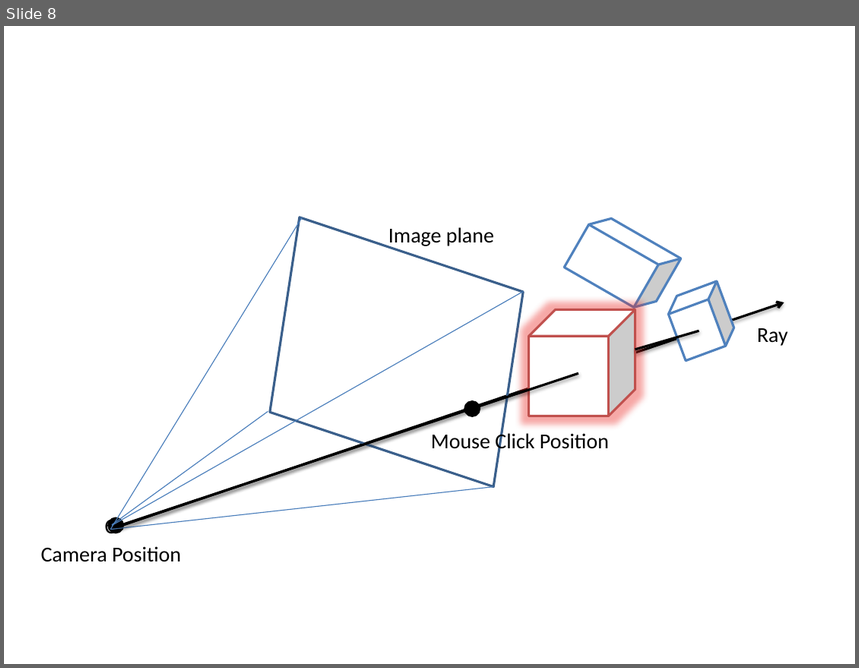
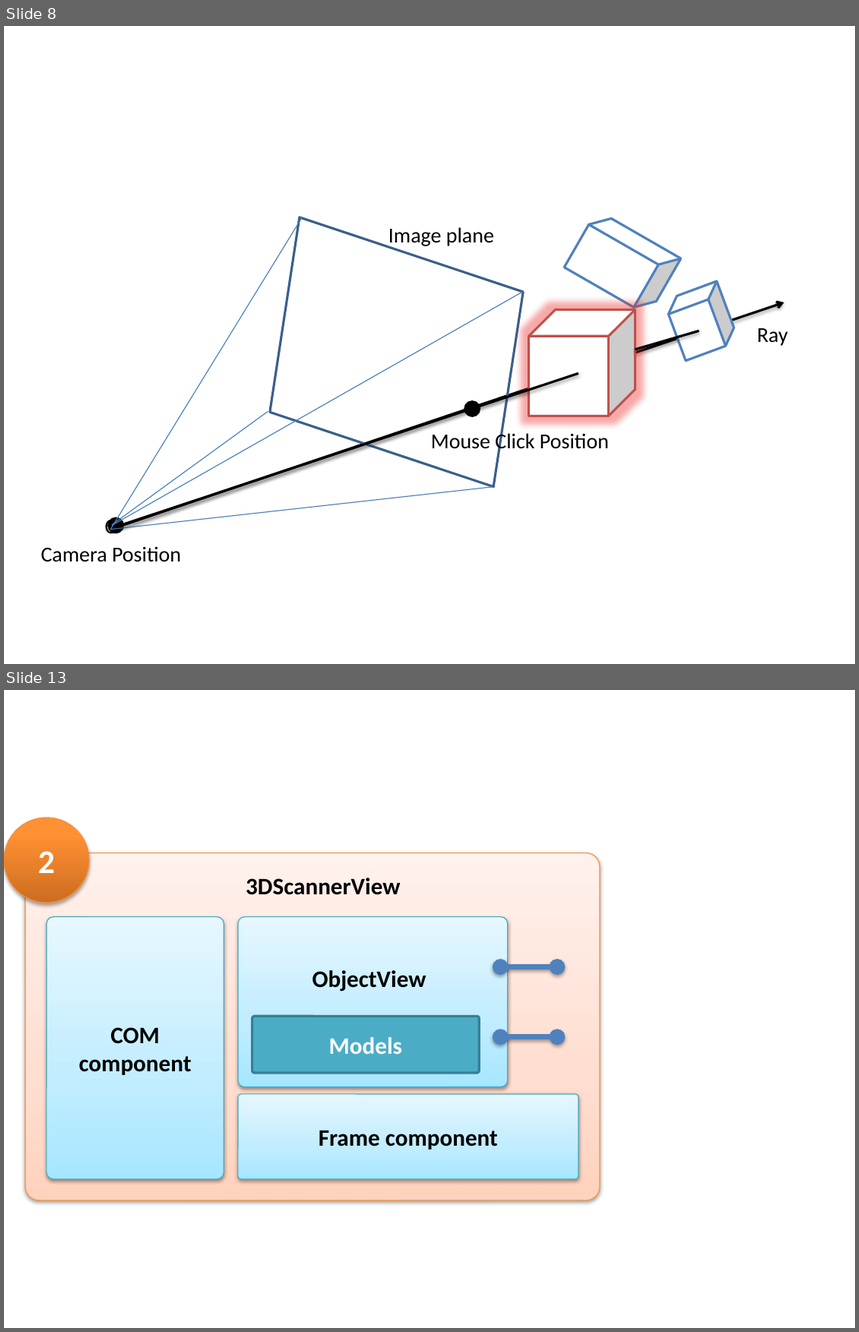
Before and after one commit to truongngoctuan/lv2007tm, a slide deck: Report/slide report.pptx. Shown one above the other, each under a label of ours: slide 8 before the commit, slides 8 and 13 after it; the slides between them are not shown. The pictures are 859x668 and 859x1332 pixels, drawn with LibreOffice and Linux fonts; fonts in the diff are those of the drawing. Boxes give left, top, right and bottom in pixels: in the first picture for what was removed or moved away, otherwise in the second. Text is boxed around its words. In the diff, an @@ line names an element or a change of style, - is before the commit and + after.

```diff
--- a/Report/slide report.pptx
+++ b/Report/slide report.pptx
@@ slide 13 added at (x1=4, y1=690, x2=855, y2=1328), background #FFFFFF @@
@@ ellipse added at (x1=4, y1=818, x2=89, y2=903), fill gradient #CC6E20 to #FF9034 to #FF9136, outline #F69240 0.75 pt, 28 pt, text #FFFFFF, bold @@
+2
@@ rounded rectangle added at (x1=25, y1=853, x2=600, y2=1201), fill gradient #FFD2BD to #FFDED0 to #FFF2ED, outline #F69240 0.75 pt @@
@@ text added at (x1=246, y1=878, x2=400, y2=895), 20 pt, text #000000, bold @@
+3DScannerView
@@ rounded rectangle added at (x1=47, y1=917, x2=224, y2=1179), fill gradient #A7E6FF to #C1EDFF to #E7F8FF, outline #46AAC5 0.75 pt, 20 pt, text #000000, bold @@
+COM component
@@ group added at (x1=238, y1=917, x2=557, y2=1087): 2 rounded rectangles, 2 double arrows, 1 text @@
+Models
+ObjectView
@@ rounded rectangle added at (x1=238, y1=1094, x2=579, y2=1179), fill gradient #A7E6FF to #C1EDFF to #E7F8FF, outline #46AAC5 0.75 pt, 20 pt, text #000000, bold @@
+Frame component
```
Also in this commit, not shown: 7 other slides added, 1 other file.
